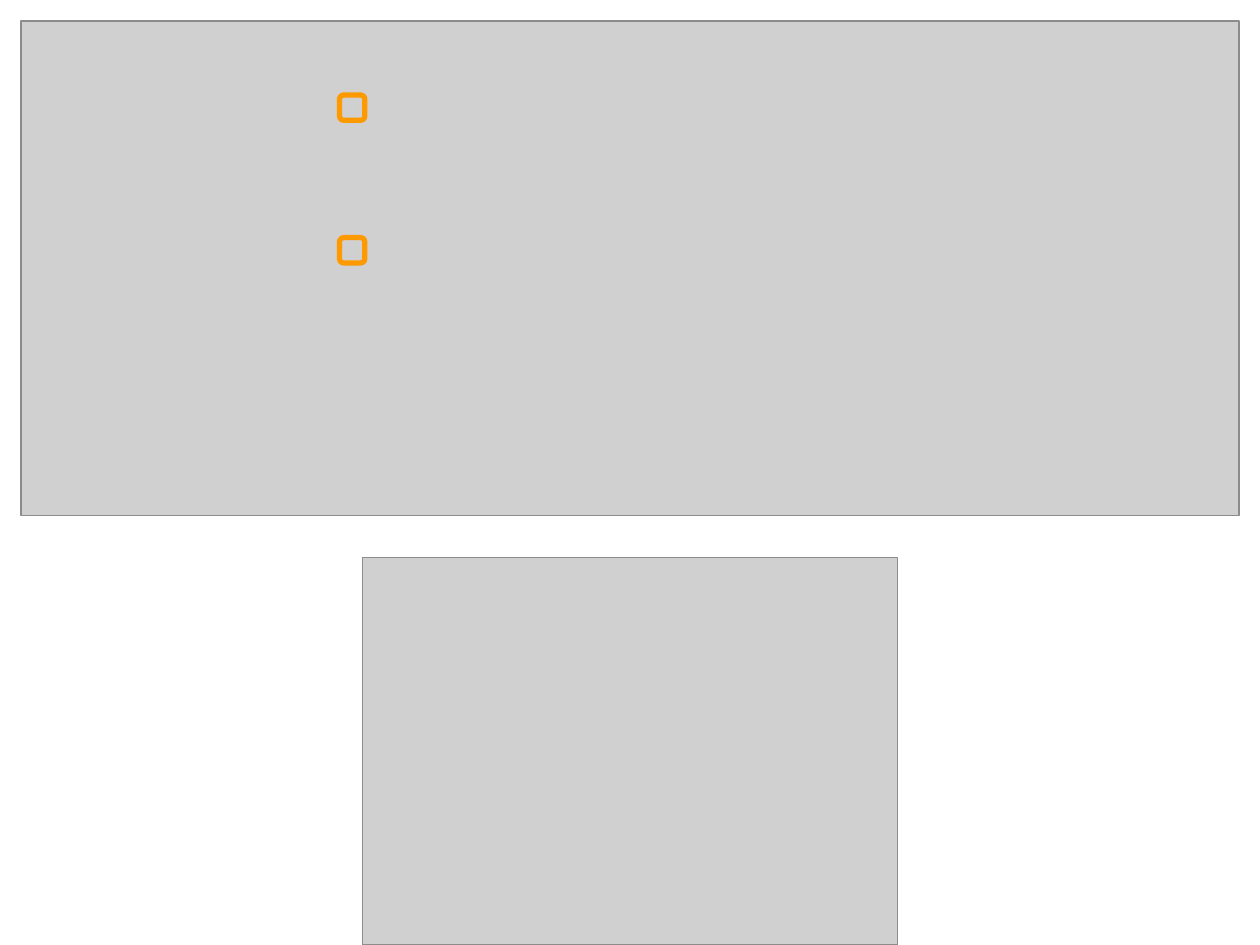
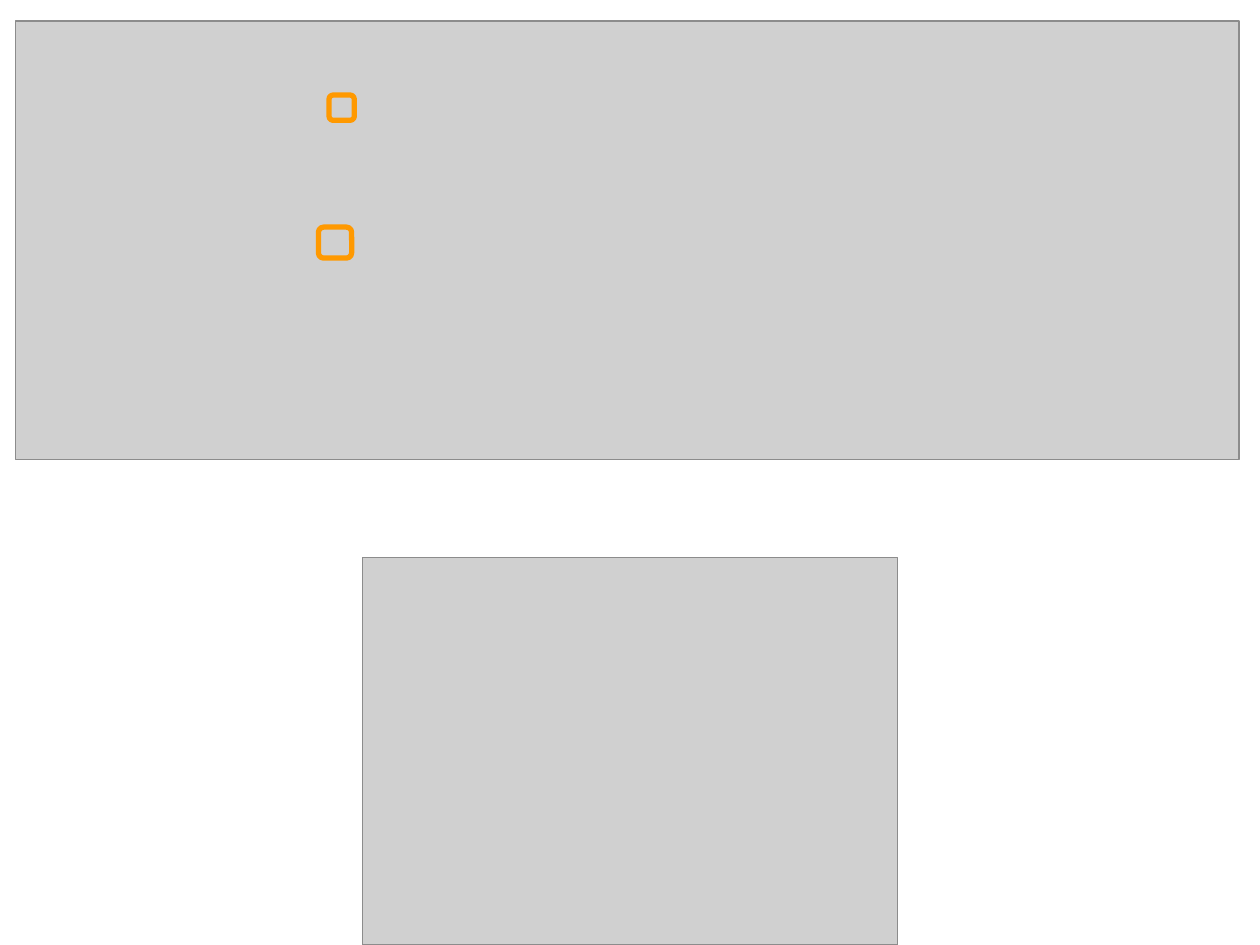
Before and after one commit to csbridge/csbridge2020, a slide deck: slide 34 of docs/slides/Lecture9.pptx (slide 37 before the commit). Drawn at 1260x945 pixels with LibreOffice and Linux fonts; fonts in the diff are those of the drawing; grey boxes stand for pictures. Boxes give left, top, right and bottom in pixels: in the first picture for what was removed or moved away, otherwise in the second. Text is boxed around its words. In the diff, an @@ line names an element or a change of style, - is before the commit and + after.

```diff
--- a/docs/slides/Lecture9.pptx
+++ b/docs/slides/Lecture9.pptx
@@ picture: place and size @@
-picture at (21,21,1240,517)
+picture at (15,21,1239,460)
@@ rounded rectangle: place and size @@
-rounded rectangle at (339,94,364,120)
+rounded rectangle at (329,94,354,120)
@@ rounded rectangle: place and size @@
-rounded rectangle at (339,238,364,263)
+rounded rectangle at (319,227,352,258)
```
Also in this commit, not shown: 9 other slides changed, 5 slides added, 8 slides removed, 5 other files.
